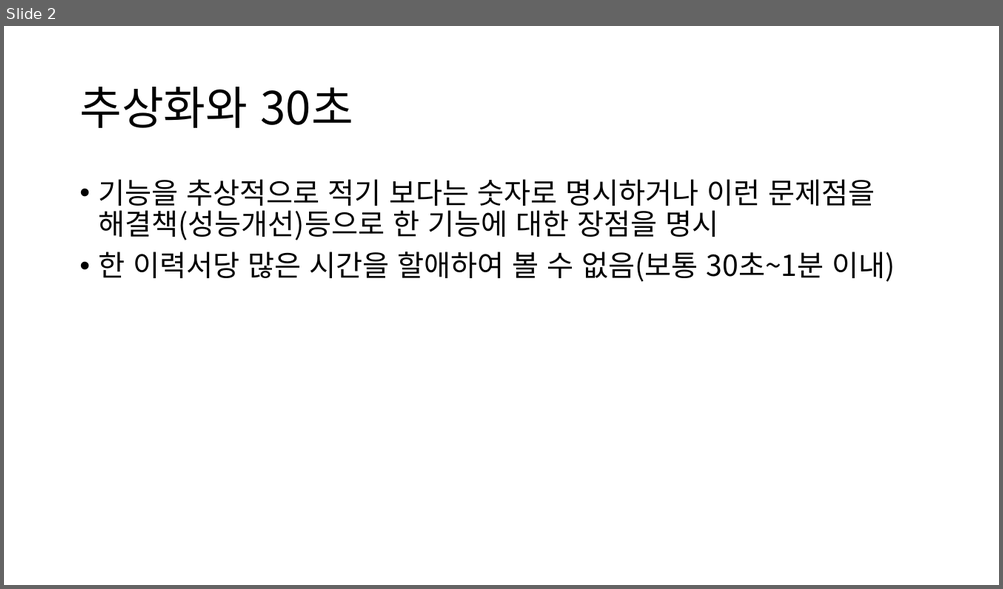
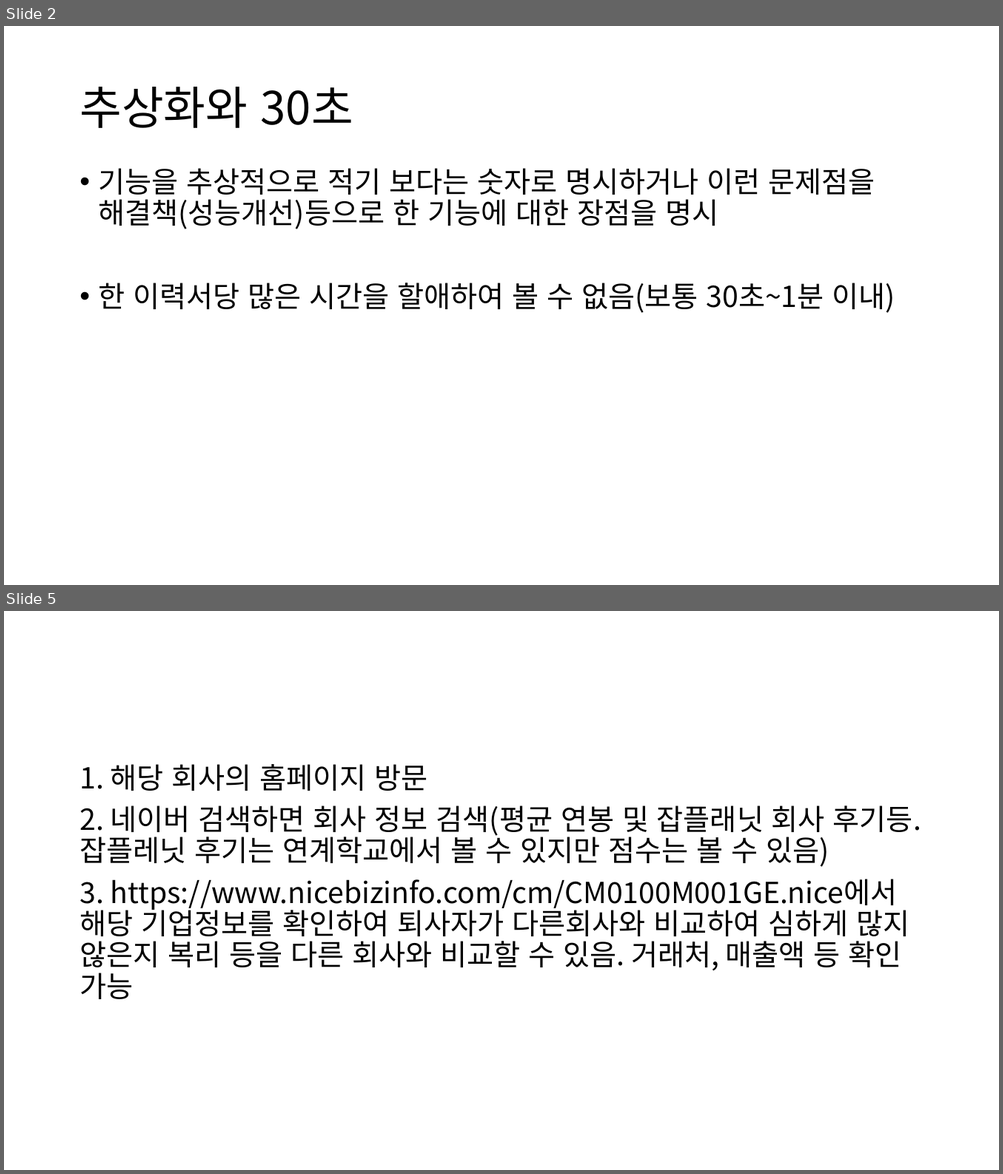
Before and after one commit to yisy0703/ai, a slide deck: 취업/상대가 원하는 나로 보이기.pptx. Shown one above the other, each under a label of ours: slide 2 before the commit, slides 2 and 5 after it; the slides between them are not shown. The pictures are 1003x589 and 1003x1174 pixels, drawn with LibreOffice and Linux fonts; fonts in the diff are those of the drawing. Boxes give left, top, right and bottom in pixels: in the first picture for what was removed or moved away, otherwise in the second. Text is boxed around its words. In the diff, an @@ line names an element or a change of style, - is before the commit and + after.

Commit message:
이력서및포트폴리오

```diff
--- a/취업/상대가 원하는 나로 보이기.pptx
+++ b/취업/상대가 원하는 나로 보이기.pptx
@@ slide 5 added at (4,611,999,1170), background #FFFFFF @@
@@ text added at (79,764,921,999), 28 pt, text #000000 @@
+1. 해당 회사의 홈페이지 방문
+2. 네이버 검색하면 회사 정보 검색(평균 연봉 및 잡플래닛 회사 후기등. 잡플레닛 후기는 연계학교에서 볼 수 있지만 점수는 볼 수 있음)
+3. https://www.nicebizinfo.com/cm/CM0100M001GE.nice에서 해당 기업정보를 확인하여 퇴사자가 다른회사와 비교하여 심하게 많지 않은지 복리 등을 다른 회사와 비교할 수 있음. 거래처, 매출액 등 확인 가능
@@ slide 2 changed as well @@
@@ text "기능을 추상적으로 적기 보다는 숫자로 ..." rewrapped from (99,179,895,282) to (99,168,895,313) @@
```
Also in this commit, not shown: 1 other slide changed, 2 other slides added.
